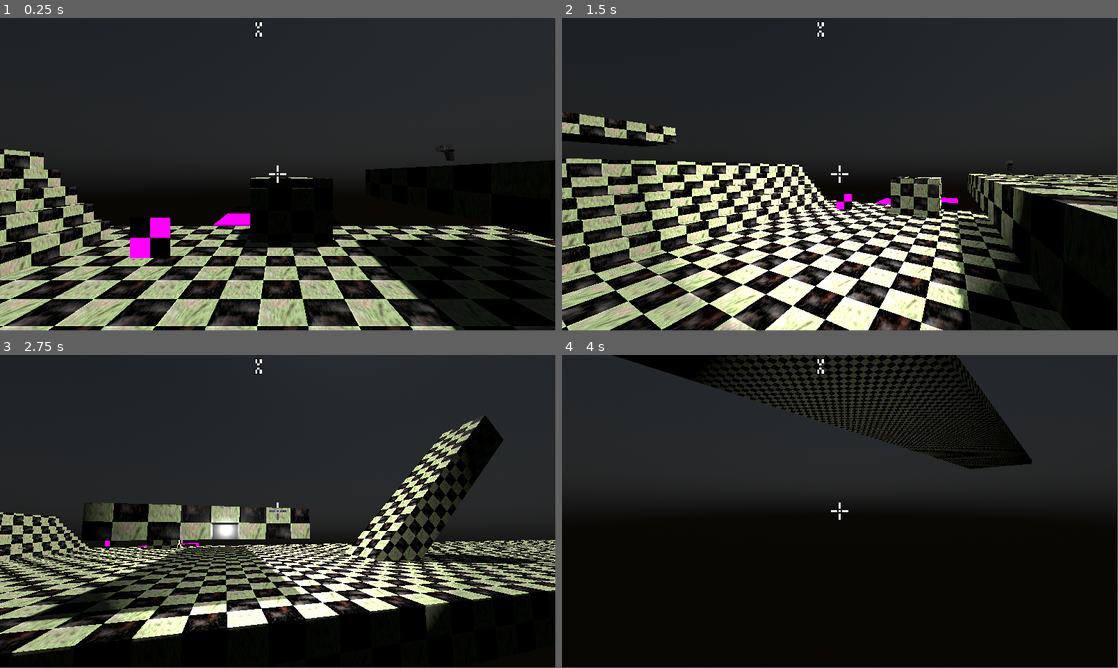
Above: before the commit, frames 1-4 (two rows, left to right).
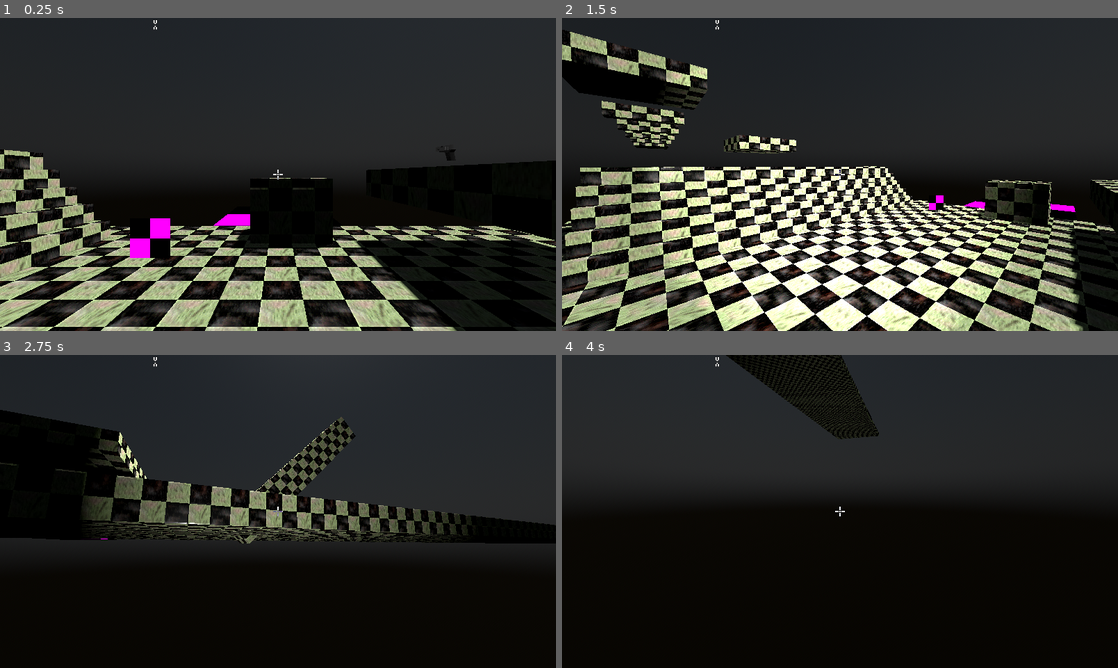
Above: after the commit, the same moments.

Repository: Qualpo/FpsSystems
Game: Godot game, scene res://scenes/levels/DebugLevel.tscn
Two runs of this game, one before a commit and one after it. Both use one fixed random seed, a clock stepped at 60 frames per second and the inputs below. The project has no main scene, so this scene is started directly.
Inputs (mouse positions are in pixels of both pictures, inside the frame that each line leads up to):
- Up to frame 1 (0.25 s): no input
- Up to frame 2 (1.5 s): tap Enter at 0.5 s; move the mouse to (867, 171) at 0.52 s; hold D (Right) 0.53-1.28 s; tap Ctrl (Crouch) at 0.6 s; tap Space (Jump) at 0.77 s; move the mouse to (812, 174) at 1.27 s; hold S (Backward) from 1.28 s (still down); tap F (Flashlight) at 1.35 s
- Up to frame 3 (2.75 s): tap Space (Jump) at 1.52 s; move the mouse to (289, 505) at 2.02 s; release S (Backward) at 2.03 s; hold D (Right) from 2.03 s (still down); tap W (Foreward) at 2.1 s
- Up to frame 4 (4 s): move the mouse to (834, 514) at 2.77 s; tap E (Interact) at 2.85 s; tap Space (Jump) at 3.02, 3.77 s; move the mouse to (878, 514) at 3.52 s; release D (Right) at 3.53 s; hold A (Left) from 3.53 s (still down); hold Mouse wheel down (ScrollDown) from 3.53 s (still down)
In our replay, the window is 799x449 before the commit and 800x450 after it. These sizes can differ from the game's own. Grey fills any space a smaller window leaves; there, only what the larger window draws over its background counts as a difference.

The runs differ from the first frame. In frame 1, 6.0% of the frame differs, in the area x 0-100%, y 0-100%; in frame 2, 42%; in frame 3, 36%; in frame 4, 8.5%.
Error in both runs: Out of bounds get index '-1' (on base: 'Array[Item]') (res://scripts/Inventory.gd:26)

Commit message:
jolt engine

Diff:
--- a/project.godot
+++ b/project.godot
@@ -21,7 +21,10 @@
 
 [display]
 
+window/size/viewport_width=1920
+window/size/viewport_height=1080
 window/size/mode=3
+window/stretch/mode="canvas_items"
 
 [input]
 
@@ -99,6 +102,10 @@
 3d_physics/layer_4="Pickups"
 3d_physics/layer_5="Water"
 
+[physics]
+
+3d/physics_engine="JoltPhysics3D"
+
 [rendering]
 
 textures/canvas_textures/default_texture_filter=0
--- a/scenes/objects/BulletHole.tscn
+++ b/scenes/objects/BulletHole.tscn
@@ -1,9 +1,20 @@
-[gd_scene load_steps=3 format=3 uid="uid://b5qlenn1p0r2r"]
+[gd_scene load_steps=5 format=3 uid="uid://b5qlenn1p0r2r"]
 
-[ext_resource type="Texture2D" uid="uid://bda1wkh88x3lr" path="res://textures/objects/BulletHole.png" id="1_kyqb7"]
+[ext_resource type="Texture2D" uid="uid://cg0qierti43nb" path="res://textures/objects/BulletHole.png" id="1_kyqb7"]
 [ext_resource type="Script" path="res://scripts/objects/BulletHole.gd" id="2_bmp44"]
+[ext_resource type="Texture2D" uid="uid://y7fowireg5i" path="res://textures/objects/BulletNormalMap.png" id="2_fkc5d"]
+
+[sub_resource type="StandardMaterial3D" id="StandardMaterial3D_ctrja"]
+transparency = 2
+alpha_scissor_threshold = 0.5
+alpha_antialiasing_mode = 0
+albedo_texture = ExtResource("1_kyqb7")
+normal_enabled = true
+normal_texture = ExtResource("2_fkc5d")
+texture_filter = 0
 
 [node name="BulletHole" type="Sprite3D"]
+material_override = SubResource("StandardMaterial3D_ctrja")
 shaded = true
 texture_filter = 0
 texture = ExtResource("1_kyqb7")
Not shown, added: addons/godot-jolt/LICENSE.txt
Not shown, added: addons/godot-jolt/THIRDPARTY.txt
Binary file changed: textures/objects/BulletHole.png
Not shown, changed: textures/objects/BulletHole.png.import
Binary file added: textures/objects/BulletNormalMap.png
Not shown, added: textures/objects/BulletNormalMap.png.import
Not shown, added: addons/godot-jolt/godot-jolt.gdextension
Not shown, added: addons/godot-jolt/linux/godot-jolt_linux-x64.so
Not shown, added: addons/godot-jolt/linux/godot-jolt_linux-x64_editor.so
Not shown, added: addons/godot-jolt/linux/godot-jolt_linux-x86.so
Not shown, added: addons/godot-jolt/linux/godot-jolt_linux-x86_editor.so
Not shown, added: addons/godot-jolt/macos/godot-jolt_macos.framework/Resources/Info.plist
(and 9 more such lines)
